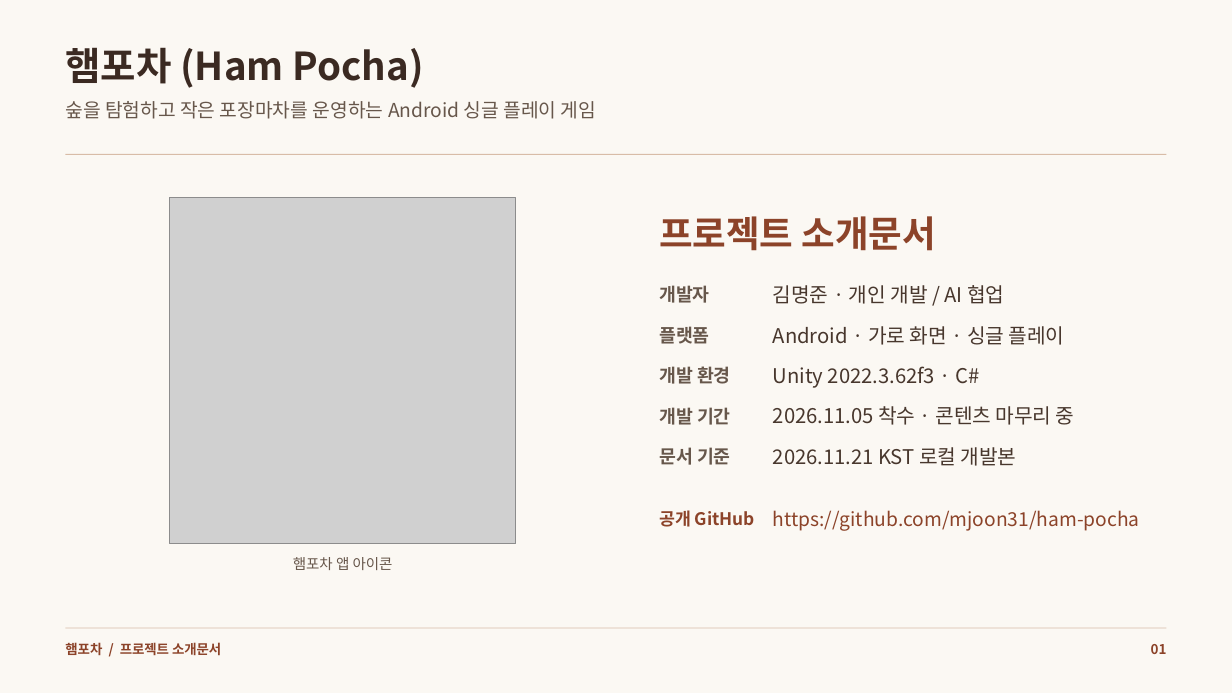
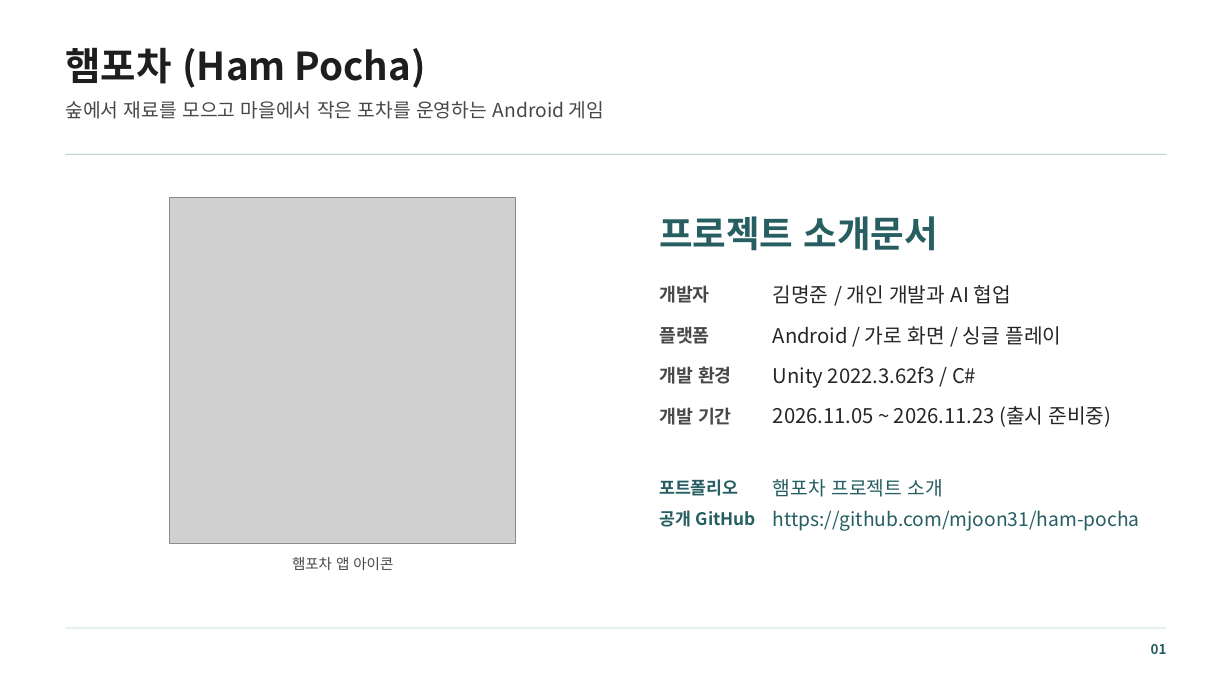
Before and after one commit to mjoon31/mjoon31, a slide deck: slide 1 of docs/assets/resources/ham-pocha/introduction.pptx. Drawn at 1232x693 pixels with LibreOffice and Linux fonts; fonts in the diff are those of the drawing; grey boxes stand for pictures. Boxes give left, top, right and bottom in pixels: in the first picture for what was removed or moved away, otherwise in the second. Text is boxed around its words. In the diff, an @@ line names an element or a change of style, - is before the commit and + after.

Commit message:
feat(site): update Ham Pocha portfolio and gameplay media

```diff
--- a/docs/assets/resources/ham-pocha/introduction.pptx
+++ b/docs/assets/resources/ham-pocha/introduction.pptx
@@ background #FBF8F3 to #FFFFFF @@
@@ text "햄포차 (Ham Pocha)" at (65, 47, 426, 88): text colour #3B2A22 to #1E1E1E @@
@@ text at (65, 101, 604, 119): text changed; text colour #67574B to #484848 @@
-숲을 탐험하고 작은 포장마차를 운영하는 Android 싱글 플레이 게임
+숲에서 재료를 모으고 마을에서 작은 포차를 운영하는 Android 게임
@@ rectangle at (66, 154, 1167, 155): fill #D8BCA7 to #BCD4D5 @@
@@ text at (773, 285, 1010, 304): text changed; text colour #48372D to #262626 @@
-김명준 · 개인 개발 / AI 협업
+김명준 / 개인 개발과 AI 협업
@@ text at (773, 326, 1061, 345): text changed; text colour #48372D to #262626 @@
-Android · 가로 화면 · 싱글 플레이
+Android / 가로 화면 / 싱글 플레이
@@ text at (773, 366, 976, 388): text changed; text colour #48372D to #262626 @@
-Unity 2022.3.62f3 · C#
+Unity 2022.3.62f3 / C#
@@ text colour #67574B to #484848 in 5 elements at (292, 557, 393, 570), (659, 285, 710, 303), (659, 326, 710, 344), (659, 366, 732, 384), (659, 407, 732, 425) @@
@@ text at (773, 406, 1112, 427): text changed; text colour #48372D to #262626 @@
-2026.11.05 착수 · 콘텐츠 마무리 중
+2026.11.05 ~ 2026.11.23 (출시 준비중)
@@ text removed at (659, 447, 731, 465) @@
-문서 기준
@@ text removed at (773, 447, 1017, 466) @@
-2026.11.21 KST 로컬 개발본
@@ text added at (659, 479, 738, 496), 13.5 pt, text #265E62, bold @@
+포트폴리오
@@ text at (773, 479, 943, 497): text changed; size 10.5 to 15 pt; text colour #8C4329 to #265E62; bold off @@
-햄포차 / 프로젝트 소개문서
+햄포차 프로젝트 소개
@@ text colour #8C4329 to #265E62 in 4 elements at (1151, 644, 1167, 654), (659, 216, 938, 251), (659, 510, 756, 527), (773, 510, 1140, 531) @@
@@ rectangle at (66, 628, 1167, 628): fill #D8BCA7 to #BCD4D5 @@
```
Also in this commit, not shown: 8 other slides changed, 28 other files.
